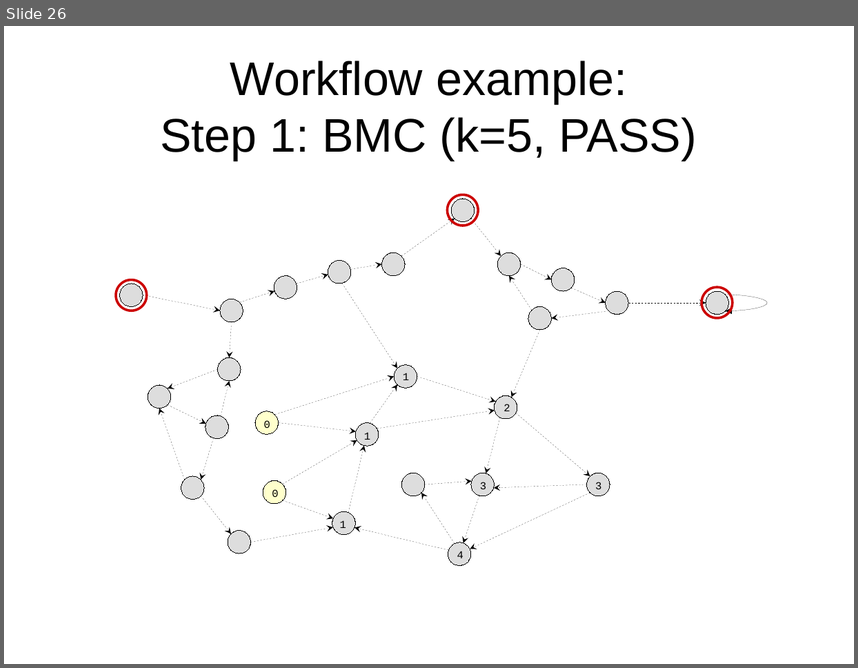
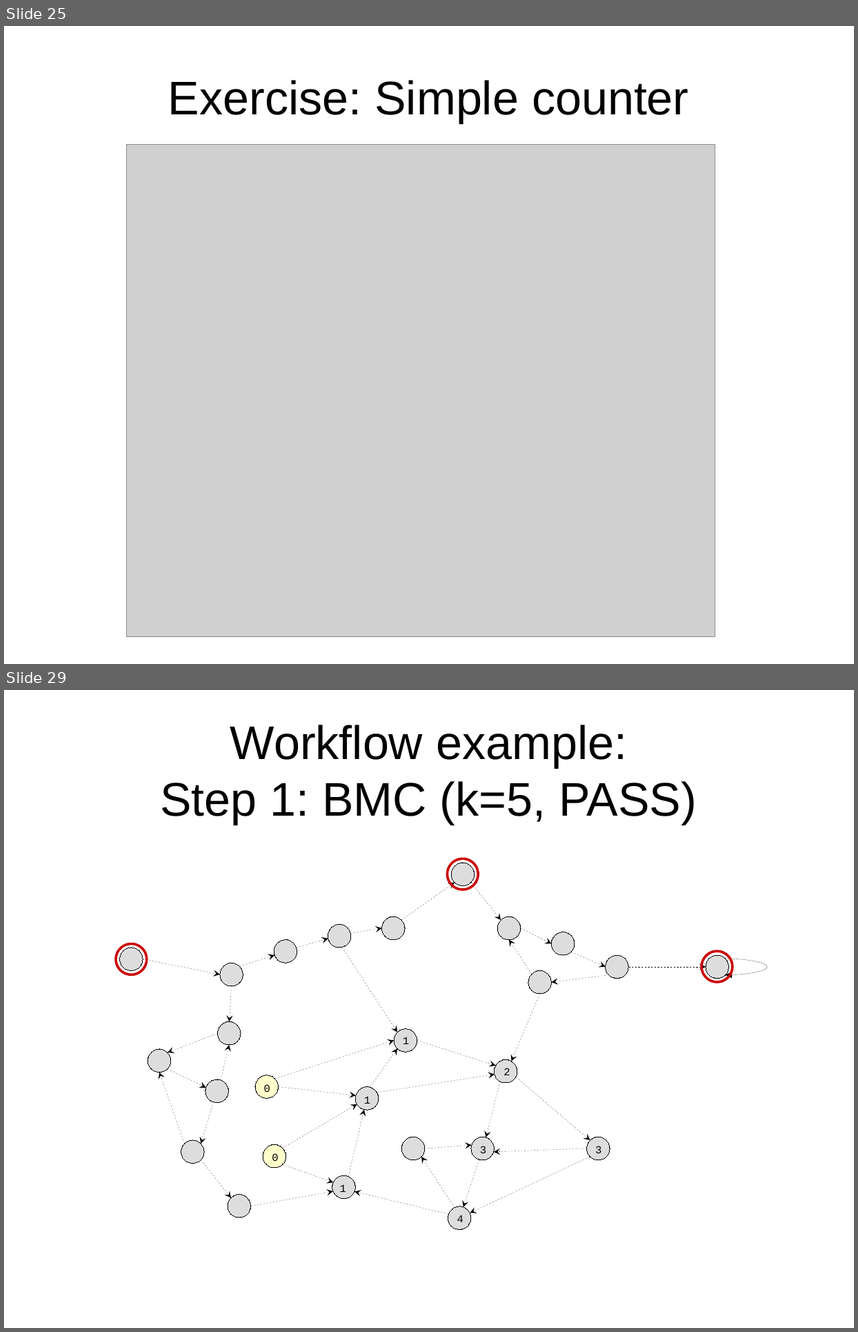
Before and after one commit to daveshah1/formal-fpl, a slide deck: wosh-presentation.odp. Shown one above the other, each under a label of ours: slide 26 before the commit, slides 25 and 29 after it; the slides between them are not shown. The pictures are 858x668 and 858x1332 pixels, drawn with LibreOffice and Linux fonts; fonts in the diff are those of the drawing; grey boxes stand for pictures. Boxes give left, top, right and bottom in pixels: in the first picture for what was removed or moved away, otherwise in the second. Text is boxed around its words. In the diff, an @@ line names an element or a change of style, - is before the commit and + after.

```diff
--- a/wosh-presentation.odp
+++ b/wosh-presentation.odp
@@ slide 25 added at (4, 26, 854, 664), background #FFFFFF @@
@@ title added at (168, 80, 689, 123), 44 pt, text #000000 @@
+Exercise: Simple counter
@@ picture added at (127, 145, 715, 637) @@
@@ what was slide 26 is now slide 29 @@
```
Also in this commit, not shown: 10 slides changed, 11 other slides added, 5 slides removed, 1 other file.
